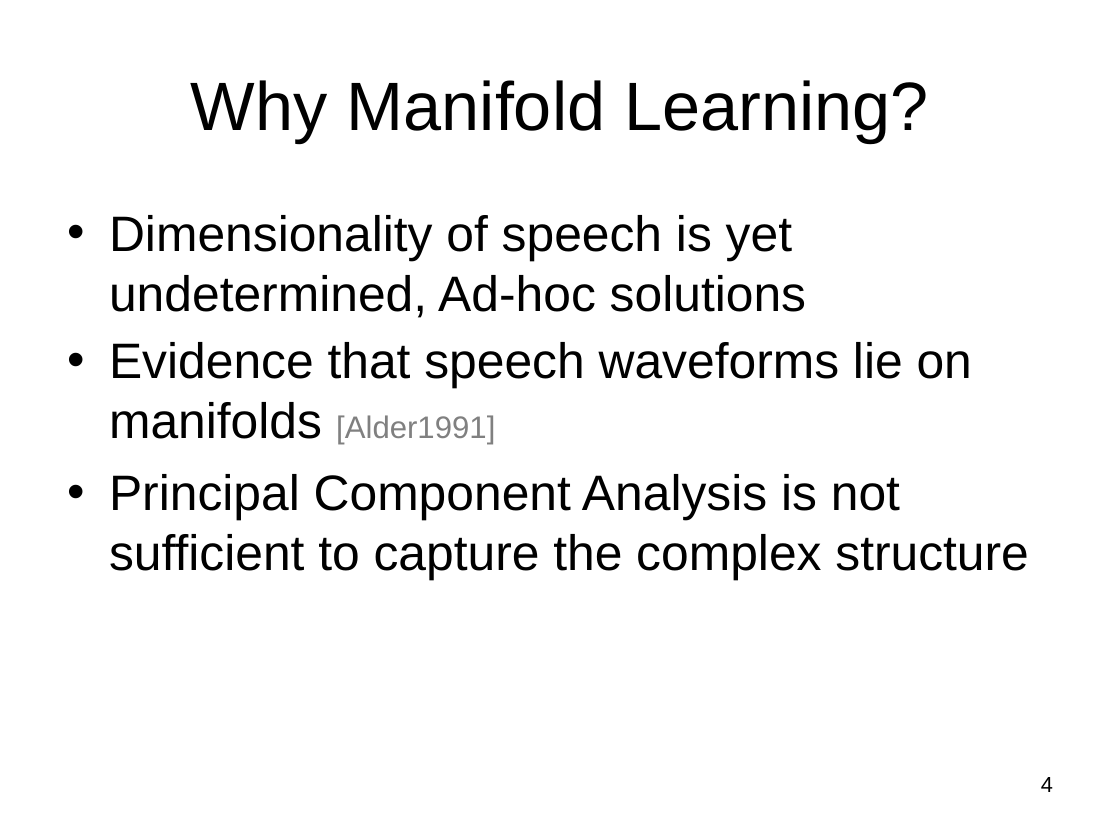
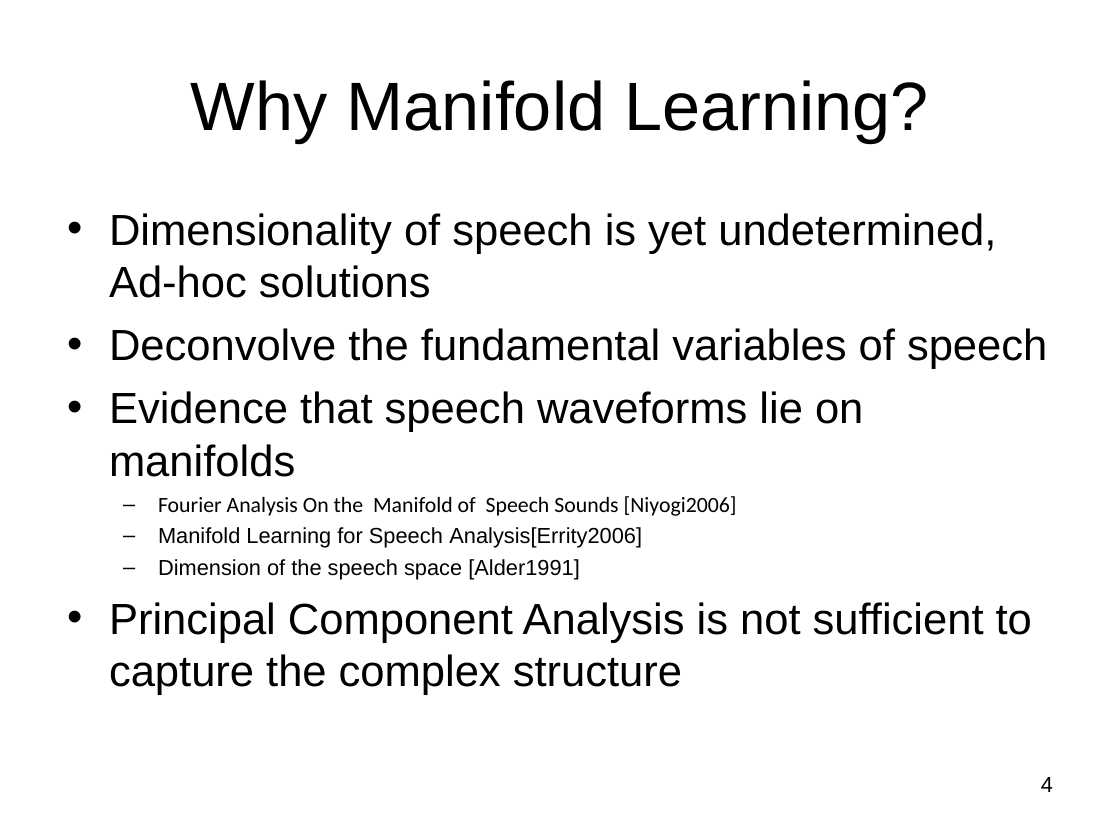
Before and after one commit to subailong/mlpack, a slide deck: slide 4 of fastlib/u/nvasil/docs/proposal/proposal.ppt. Drawn at 1120x840 pixels with LibreOffice and Linux fonts; fonts in the diff are those of the drawing. Boxes give left, top, right and bottom in pixels: in the first picture for what was removed or moved away, otherwise in the second. Text is boxed around its words. In the diff, an @@ line names an element or a change of style, - is before the commit and + after.

```diff
--- a/fastlib/u/nvasil/docs/proposal/proposal.ppt
+++ b/fastlib/u/nvasil/docs/proposal/proposal.ppt
@@ text at [109, 213, 1032, 695]: size 32 to 28 pt in "Dimensionality of speech is yet undetermined, Ad-hoc ...", "Principal Component Analysis is not sufficient to ..."; less space between paragraphs @@
@@ text at [109, 328, 1047, 580]: text changed; size 32 to 14 pt @@
-• Evidence that speech waveforms lie on manifolds [Alder1991]
+• Deconvolve the fundamental variables of speech
+• Evidence that speech waveforms lie on manifolds
+  – Fourier Analysis On the Manifold of Speech Sounds [Niyogi2006]
+  – Manifold Learning for Speech Analysis[Errity2006]
+  – Dimension of the speech space [Alder1991]
```
Also in this commit, not shown: 23 other slides changed, 8 slides added, 2 slides removed, 2 other files.
